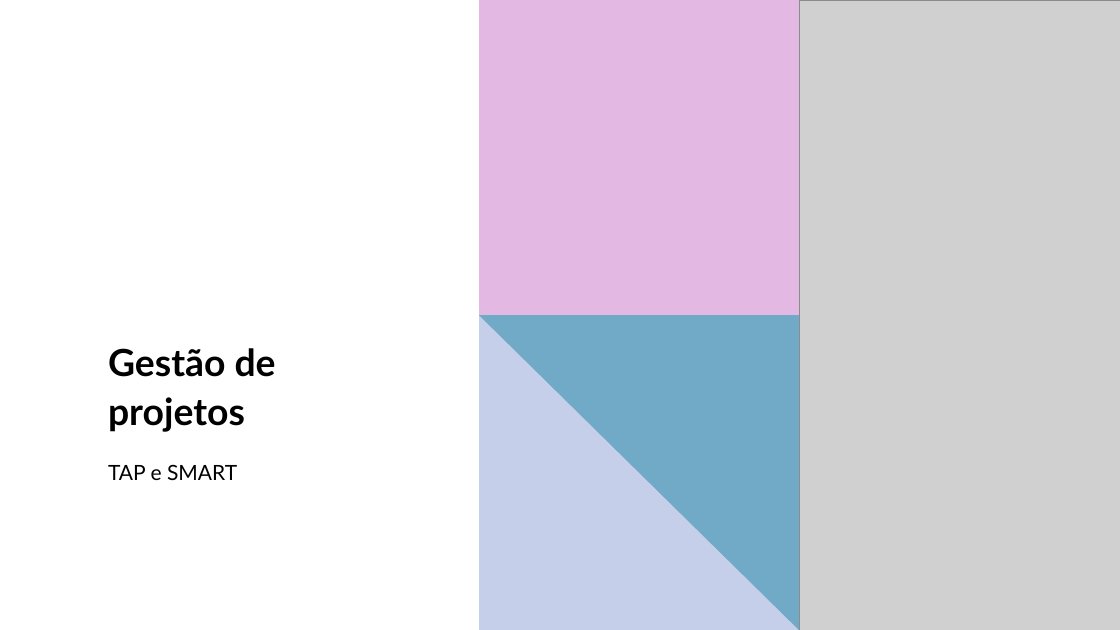
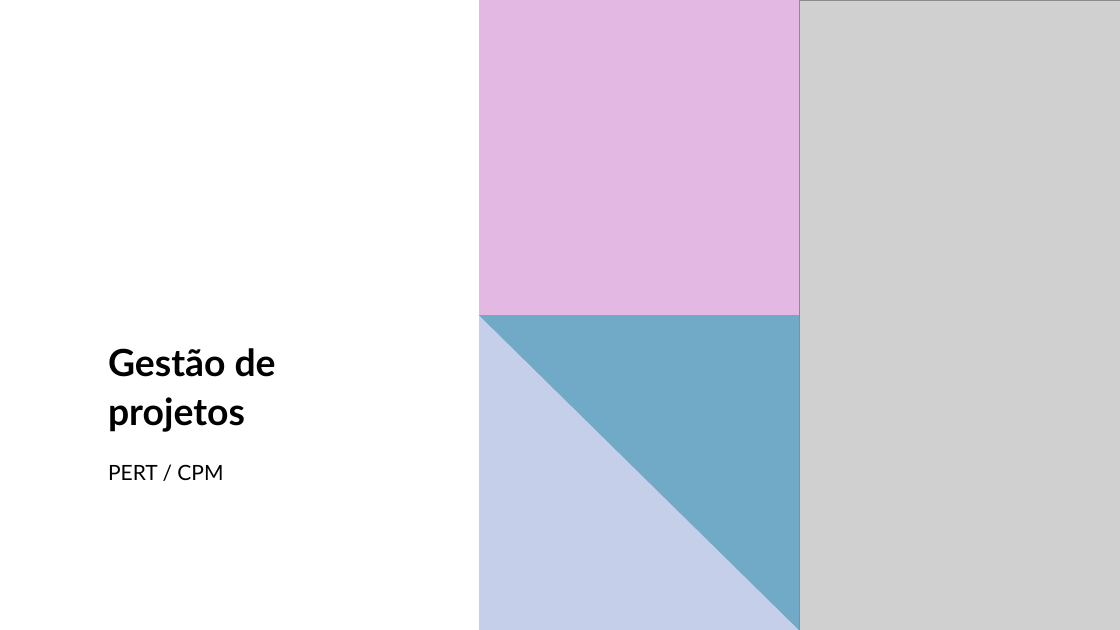
Before and after one commit to LeonardoRaiz/FATEC, a slide deck: slide 1 of Aulas/Gestao de Projetos/PPT/Aula 05/Aula 05.pptx. Drawn at 1120x630 pixels with LibreOffice and Linux fonts; fonts in the diff are those of the drawing; grey boxes stand for pictures. Boxes give left, top, right and bottom in pixels: in the first picture for what was removed or moved away, otherwise in the second. Text is boxed around its words. In the diff, an @@ line names an element or a change of style, - is before the commit and + after.

```diff
--- a/Aulas/Gestao de Projetos/PPT/Aula 05/Aula 05.pptx
+++ b/Aulas/Gestao de Projetos/PPT/Aula 05/Aula 05.pptx
@@ subtitle at [108,464,223,480]: text changed @@
-TAP e SMART
+PERT / CPM
```
Also in this commit, not shown: 8 slides added, 13 slides removed, 15 other files.
